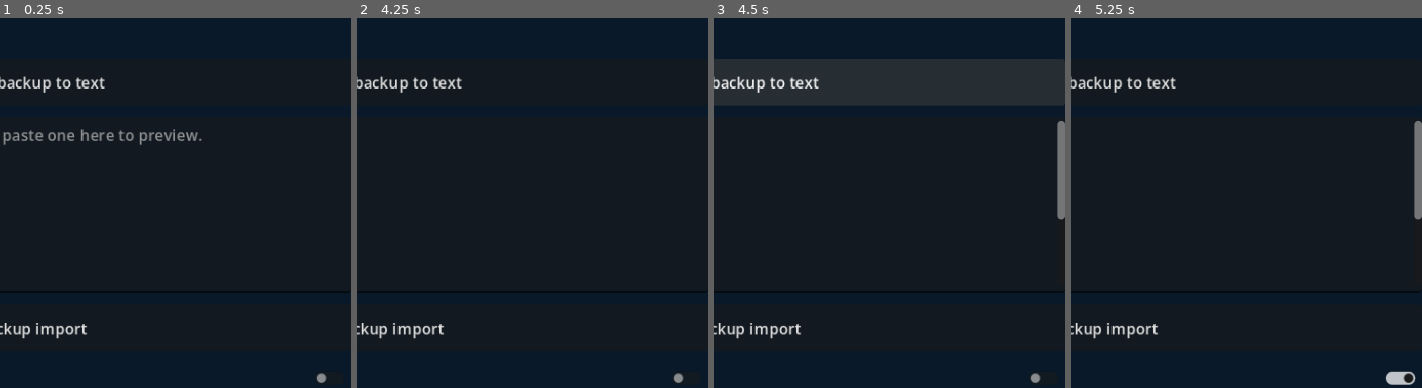
Above: before the commit, frames 1-4 (left to right).
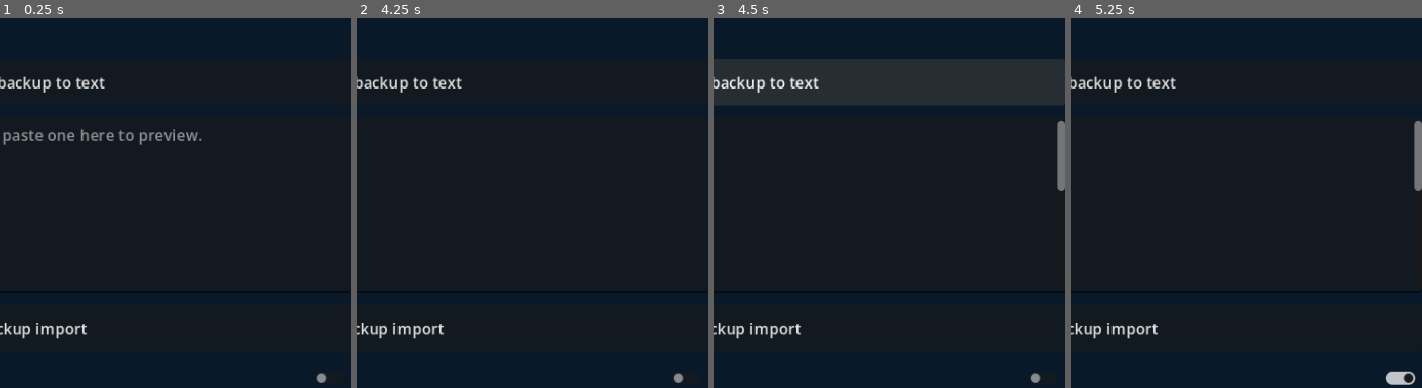
Above: after the commit, the same moments.

Repository: hazelfjeld/Swarm-Autonomous-Game-Design
Game: Godot game, scene res://main.tscn
Same seed, same stepped clock (60 frames per second), same inputs: the game is played once before the commit and once after it.
Inputs (mouse positions are % of the whole screen's width and height, from its top left):
- Up to frame 1 (0.25 s): no input
- Up to frame 2 (4.25 s): click (50, 75) at 0.52 s; type "Alex" at 0.6 s; click "Preview backup import" at 1.25 s; click "Greet Blueberry" at 2 s; click "Greet Blueberry" at 2.75 s; click "Greet Blueberry" at 3.5 s
- Up to frame 3 (4.5 s): click "Export probe backup to text" at 4.25 s
- Up to frame 4 (5.25 s): click "Simulate save failure" at 5 s
The pictures show only the part of the screen within x 50-100%, y 50-100%; the shares and areas given below are measured in that part.

Frames 1-2 are identical in both runs. In frame 3, 0.2% of the frame differs, in the area x 97-100%, y 45-55%; in frame 4, 0.2%.

Commit message:
ARCH-002: persist diagnostic timed state and add recovery fixtures

Diff:
--- a/spikes/web_delivery/probe_state.gd
+++ b/spikes/web_delivery/probe_state.gd
@@ -1,11 +1,13 @@
 extends RefCounted
 
 const Content = preload("res://content.gd")
+const TimerState = preload("res://probe_timer.gd")
 const FORMAT := "little_rays.arch002-probe"
 
 static func fresh() -> Dictionary:
 	return {"format": FORMAT, "schema_version": 1,
 		"content_version": Content.CONTENT_VERSION, "greetings": 0,
+		"timer": TimerState.fresh(),
 		"individual": {"ray_id": "probe_ray_001", "breed_id": Content.BREED_ID,
 			"nickname": Content.DISPLAY_NAME}}
 
@@ -23,4 +25,7 @@
 		return "Greeting count must be an integer."
 	if not is_finite(float(count)) or float(count) != floor(float(count)) or count < 0 or count > 1000000:
 		return "Greeting count must be between 0 and 1000000."
+	# Historical schema-1 greeting-only backups are compatible, not destructive migrations.
+	if value.has("timer"):
+		return TimerState.validate(value.timer)
 	return ""
--- a/spikes/web_delivery/probe_store.gd
+++ b/spikes/web_delivery/probe_store.gd
@@ -1,6 +1,7 @@
 extends RefCounted
 
 const State = preload("res://probe_state.gd")
+const TimerState = preload("res://probe_timer.gd")
 var path: String
 var fail_writes := false
 
@@ -19,6 +20,7 @@
 	var decoded: Dictionary = parser.data.duplicate(true)
 	decoded.schema_version = 1
 	decoded.greetings = int(decoded.greetings)
+	decoded.timer = TimerState.normalized(decoded.timer) if decoded.has("timer") else TimerState.fresh()
 	return {"ok": true, "state": decoded}
 
 func load_state() -> Dictionary:
--- /dev/null
+++ b/spikes/web_delivery/probe_timer.gd
@@ -0,0 +1,61 @@
+extends RefCounted
+# Diagnostic-only state. Callers pass clocks explicitly; no I/O or rewards.
+const MAX_ELAPSED_MS := 604800000 # Seven days, GDD v2 section 15.
+const MAX_WALL_MS := 9007199254740991 # Exact JSON integer range.
+
+static func fresh() -> Dictionary:
+	return {"phase": "idle", "remaining_ms": 0, "wall_marker_ms": 0}
+
+static func _whole(value: Variant, maximum: int) -> bool:
+	return (value is int or value is float) and is_finite(float(value)) and float(value) == floor(float(value)) and value >= 0 and value <= maximum
+
+static func validate(value: Variant) -> String:
+	if not value is Dictionary:
+		return "Invalid diagnostic timer."
+	var phase: Variant = value.get("phase")
+	var remaining: Variant = value.get("remaining_ms")
+	var marker: Variant = value.get("wall_marker_ms")
+	if not _whole(remaining, MAX_ELAPSED_MS) or not _whole(marker, MAX_WALL_MS):
+		return "Invalid diagnostic timer clock or duration."
+	if phase == "idle" and remaining == 0 and marker == 0:
+		return ""
+	if phase == "running" and remaining > 0 and marker > 0:
+		return ""
+	if phase in ["ready", "claimed"] and remaining == 0 and marker > 0:
+		return ""
+	return "Invalid diagnostic timer phase."
+
+static func normalized(value: Dictionary) -> Dictionary:
+	return {"phase": value.phase, "remaining_ms": int(value.remaining_ms), "wall_marker_ms": int(value.wall_marker_ms)}
+
+# A single-use diagnostic job; restarting cannot discard a committed outcome.
+static func start(value: Dictionary, duration_ms: int, wall_ms: int) -> Dictionary:
+	if not validate(value).is_empty() or value.phase != "idle" or duration_ms <= 0 or duration_ms > MAX_ELAPSED_MS or wall_ms <= 0 or wall_ms > MAX_WALL_MS:
+		return value.duplicate(true)
+	return {"phase": "running", "remaining_ms": duration_ms, "wall_marker_ms": wall_ms}
+
+# Resume consumes eligible wall time once. A forward jump beyond the cap is
+# discarded, not carried as debt that could be credited on the next reload.
+static func resume(value: Dictionary, wall_ms: int) -> Dictionary:
+	if not validate(value).is_empty() or value.phase != "running" or wall_ms < 0 or wall_ms > MAX_WALL_MS:
+		return value.duplicate(true)
+	var elapsed := clampi(wall_ms - int(value.wall_marker_ms), 0, MAX_ELAPSED_MS)
+	return advance_active(value, elapsed, wall_ms)
+
+# Active callers supply monotonic elapsed since the last committed checkpoint.
+# The wall high-water mark never moves backwards, even on clock rollback.
+static func advance_active(value: Dictionary, elapsed_ms: int, wall_ms: int) -> Dictionary:
+	if not validate(value).is_empty() or value.phase != "running" or elapsed_ms < 0 or wall_ms < 0 or wall_ms > MAX_WALL_MS:
+		return value.duplicate(true)
+	var result := normalized(value)
+	result.remaining_ms = maxi(0, int(result.remaining_ms) - mini(elapsed_ms, MAX_ELAPSED_MS))
+	result.wall_marker_ms = maxi(int(result.wall_marker_ms), wall_ms)
+	if result.remaining_ms == 0:
+		result.phase = "ready"
+	return result
+
+static func claim(value: Dictionary) -> Dictionary:
+	var result := value.duplicate(true)
+	if validate(value).is_empty() and value.phase == "ready":
+		result.phase = "claimed"
+	return result
--- a/spikes/web_delivery/test_store.gd
+++ b/spikes/web_delivery/test_store.gd
@@ -2,6 +2,7 @@
 
 const State = preload("res://probe_state.gd")
 const Store = preload("res://probe_store.gd")
+const TimerState = preload("res://probe_timer.gd")
 var failures: Array[String] = []
 
 func _initialize() -> void:
@@ -20,6 +21,38 @@
 	_check(imported.ok and store.save(imported.state).ok, "backup restore succeeds")
 	_check(Store.new(path).load_state().get("state", {}).get("greetings") == 42, "backup restores original count")
 	_check(store.decode(FileAccess.get_file_as_string(path + ".previous")).state.greetings == 43, "previous value retained")
+	# A real 12-hour deadline, with injected clocks (no waiting).
+	var wall := 1700000000000
+	var duration := 12 * 60 * 60 * 1000
+	var timed := State.fresh()
+	timed.timer = TimerState.start(timed.timer, duration, wall)
+	_check(timed.timer.phase == "running", "timer starts")
+	_check(store.save(timed).ok, "running timer saved")
+	var loaded_timer: Dictionary = Store.new(path).load_state().state.timer
+	_check(loaded_timer == timed.timer, "running timer reload exact")
+	var halfway := TimerState.resume(loaded_timer, wall + duration / 2)
+	_check(halfway.remaining_ms == duration / 2, "offline partial elapsed")
+	_check(TimerState.resume(halfway, wall + duration / 2) == halfway, "same resume cannot credit again")
+	_check(TimerState.resume(halfway, wall) == halfway, "clock rollback cannot credit or regress")
+	var active := TimerState.advance_active(halfway, 1000, wall + duration / 2 + 1000)
+	_check(active.remaining_ms == duration / 2 - 1000, "injected active monotonic elapsed")
+	var ready := TimerState.resume(active, wall + duration)
+	_check(ready.phase == "ready" and ready.remaining_ms == 0, "12-hour deadline completes")
+	_check(TimerState.resume(ready, wall + duration * 2) == ready, "ready timer stays ready")
+	var capped := TimerState.start(TimerState.fresh(), TimerState.MAX_ELAPSED_MS, wall)
+	capped = TimerState.resume(capped, wall + TimerState.MAX_ELAPSED_MS * 2)
+	_check(capped.phase == "ready" and capped.wall_marker_ms == wall + TimerState.MAX_ELAPSED_MS * 2, "large gap settles once and discards excess")
+	timed.timer = TimerState.claim(ready)
+	_check(timed.timer.phase == "claimed" and TimerState.claim(timed.timer) == timed.timer, "claim is one transition")
+	_check(store.save(timed).ok and Store.new(path).load_state().state.timer == timed.timer, "claimed timer persists")
+	_check(TimerState.start(timed.timer, duration, wall) == timed.timer, "cannot restart claimed diagnostic")
+	var legacy := State.fresh()
+	legacy.erase("timer")
+	_check(store.decode(JSON.stringify(legacy)).state.timer == TimerState.fresh(), "old schema-1 probe defaults to idle")
+	var malformed := timed.duplicate(true)
+	malformed.timer.remaining_ms = -1
+	_check(not store.decode(JSON.stringify(malformed)).ok, "invalid timer backup rejected")
+	_check(store.save(state).ok, "restore greeting fixture for existing failure checks")
 	var before := FileAccess.get_file_as_string(path)
 	for bad in ["{broken", backup.replace('"schema_version":1', '"schema_version":2'), backup.replace('"greetings":42', '"greetings":-1')]:
 		_check(not store.decode(bad).ok, "invalid backup rejected")
